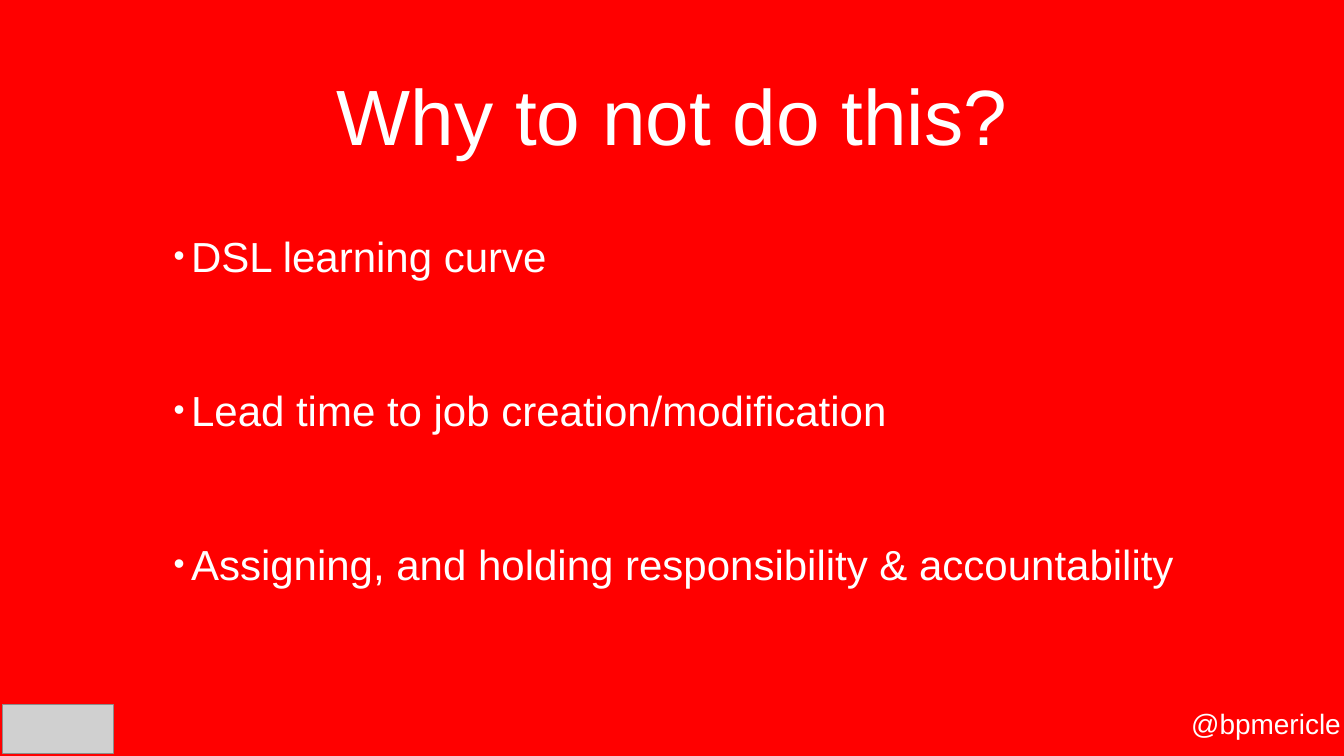
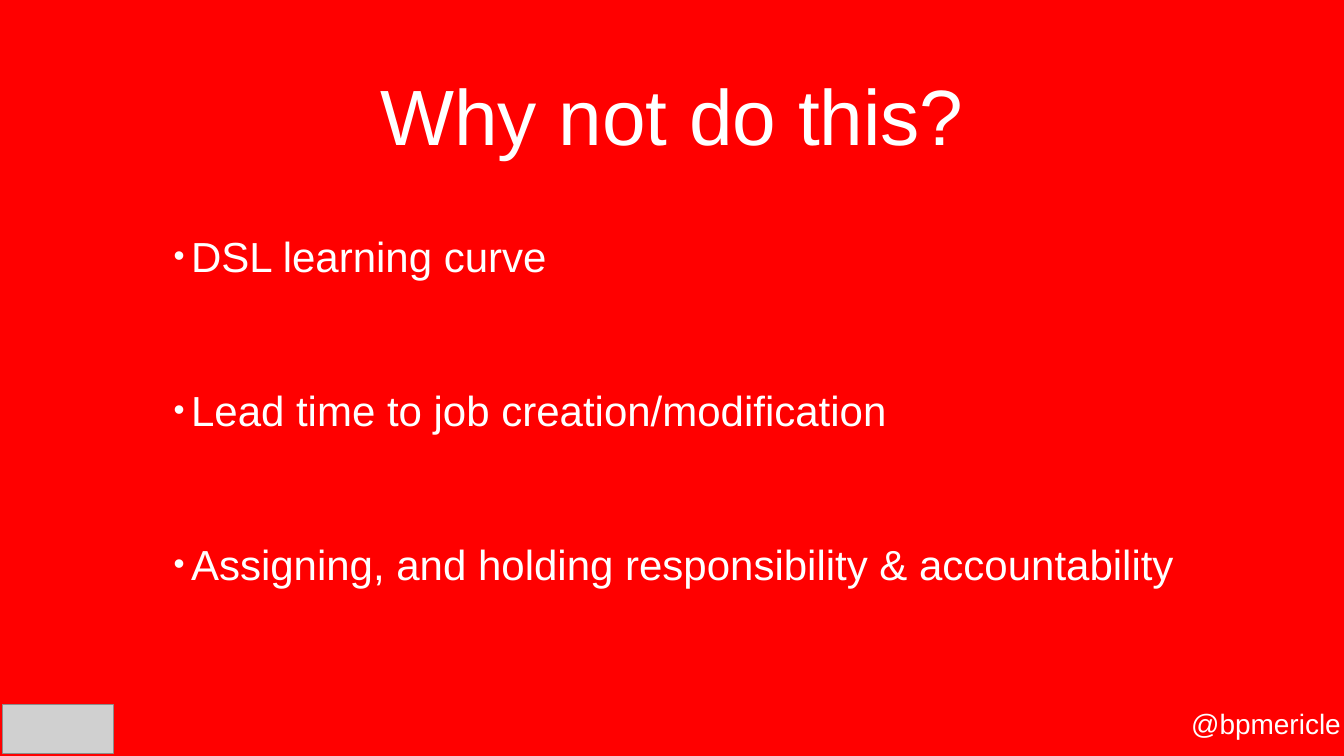
Before and after one commit to bpmericle/gluecon-2018-JaC, a slide deck: slide 11 of YouDontKnowJaC-Gluecon2018.pptx. Drawn at 1344x756 pixels with LibreOffice and Linux fonts; fonts in the diff are those of the drawing; grey boxes stand for pictures; background and template pictures are left out. Boxes give left, top, right and bottom in pixels: in the first picture for what was removed or moved away, otherwise in the second. Text is boxed around its words. In the diff, an @@ line names an element or a change of style, - is before the commit and + after.

```diff
--- a/YouDontKnowJaC-Gluecon2018.pptx
+++ b/YouDontKnowJaC-Gluecon2018.pptx
@@ title at bbox=[380, 88, 963, 159]: text changed @@
-Why to not do this?
+Why not do this?
```
Also in this commit, not shown: 3 other slides changed, 1 slide added, 1 slide removed, 5 other files.
